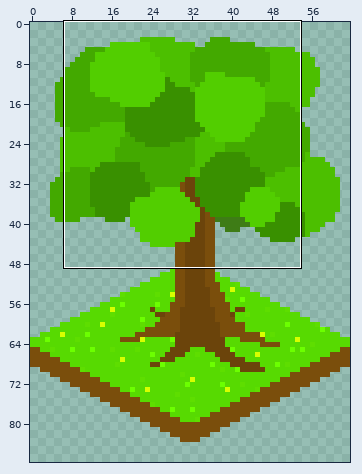
Sprite sheet -- Assets/Resources/Tiles/GreenVillage/tree.png. Above, an overview of the earlier version with the close-up marked.
Close-up. Before the commit:
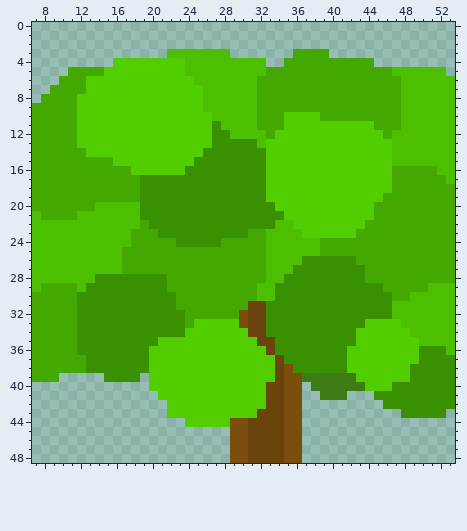
The file is 64x128 pixels. Colours within 5 levels of each other are drawn and written as one. Shown: x 7..53, y 0..48. The wide view leaves out empty margins. The commit also changed other parts of the picture, which this record leaves out.
Now the later version:
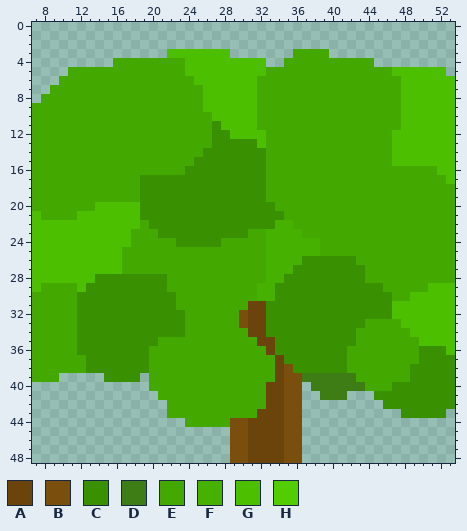
Palette (. is transparent): A #6b440b  B #7a4e0c  C #399000  D #3e7c16  E #43a900  F #47b100  G #4cbf00  H #52ce00
Change:
Colour H gives way to colour E in row 4 at x 16 to 23; in row 5 at x 15 to 23; in row 6 at x 13 to 24; in row 7 at x 13 to 25; in rows 8 to 9 at x 12 to 25; in row 10 at x 12 to 26 and 35 to 38.
Colour H gives way to colour E in row 11 at x 12 to 26 and 35 to 44; in row 12 at x 12 to 26 and 34 to 45; in row 13 at x 12 to 26 and 33 to 46; in row 14 at x 13 to 25 and 33 to 46; in row 15 at x 16 to 24 and 33 to 46; in row 16 at x 18 to 23 and 33 to 46.
Colour H gives way to colour E in rows 17 to 18 at x 33 to 46; in row 19 at x 33 to 45; in row 20 at x 34 to 44; in row 21 at x 35 to 44; in row 22 at x 36 to 43; in row 23 at x 37 to 42.
Colour H gives way to colour E in row 33 at x 25 to 29 and 44 to 47; in row 34 at x 24 to 30 and 43 to 48; in row 35 at x 21 to 31 and 43 to 49; in row 36 at x 20 to 32 and 42 to 49; in row 37 at x 20 to 33 and 42 to 49; in row 38 at x 20 to 33 and 42 to 48.
Colour H gives way to colour E in row 39 at x 20 to 33 and 43 to 48; in row 40 at x 20 to 32 and 44 to 46; in row 41 at x 21 to 32; in row 42 at x 22 to 32; in row 43 at x 22 to 31; in row 44 at x 24 to 28.
Colour G gives way to colour F in row 22 at x 34 to 35; in row 23 at x 33 to 36; in rows 24 to 25 at x 33 to 38; in row 26 at x 33 to 36; in row 27 at x 33 to 35; in row 28 at x 33 to 34.
Colour G gives way to colour F in rows 29 to 30 at x 32 to 33.
Pixel boxes of the changes (left, top, right, bottom) in both close-ups:
changed: (77, 58, 419, 427)
